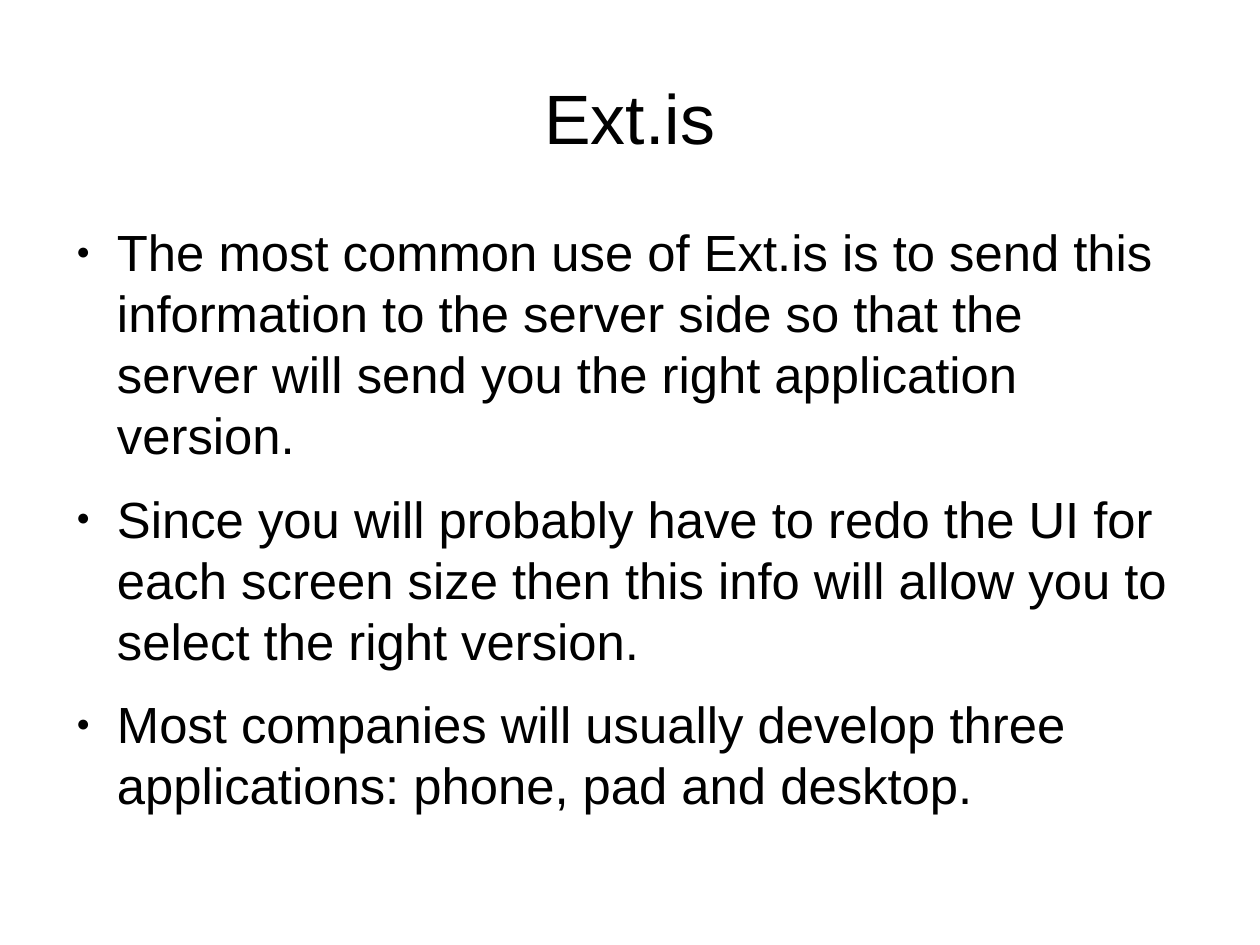
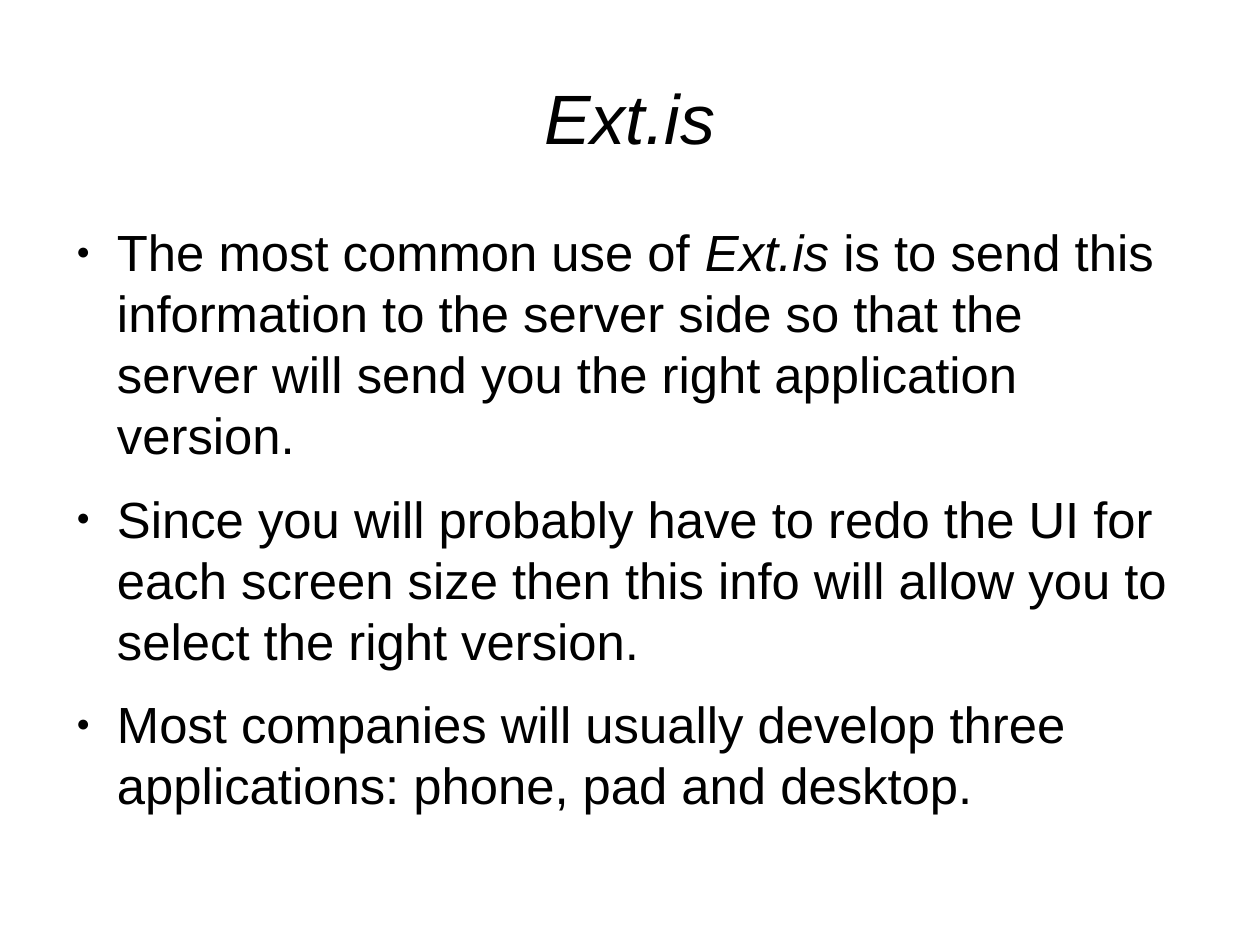
Before and after one commit to veltzer/demos, a slide deck: slide 14 of javascript/extjs/doc/extjs.odp. Drawn at 1260x945 pixels with LibreOffice and Linux fonts; fonts in the diff are those of the drawing. Boxes give left, top, right and bottom in pixels: in the first picture for what was removed or moved away, otherwise in the second. Text is boxed around its words. In the diff, an @@ line names an element or a change of style, - is before the commit and + after.

```diff
--- a/javascript/extjs/doc/extjs.odp
+++ b/javascript/extjs/doc/extjs.odp
@@ title "Ext.is" at (x1=544, y1=93, x2=715, y2=145): italic on @@
@@ text at (x1=117, y1=234, x2=1154, y2=455): italic on in "Ext.is" @@
```
Also in this commit, not shown: 4 other slides changed, 1 slide added, 1 other file.
